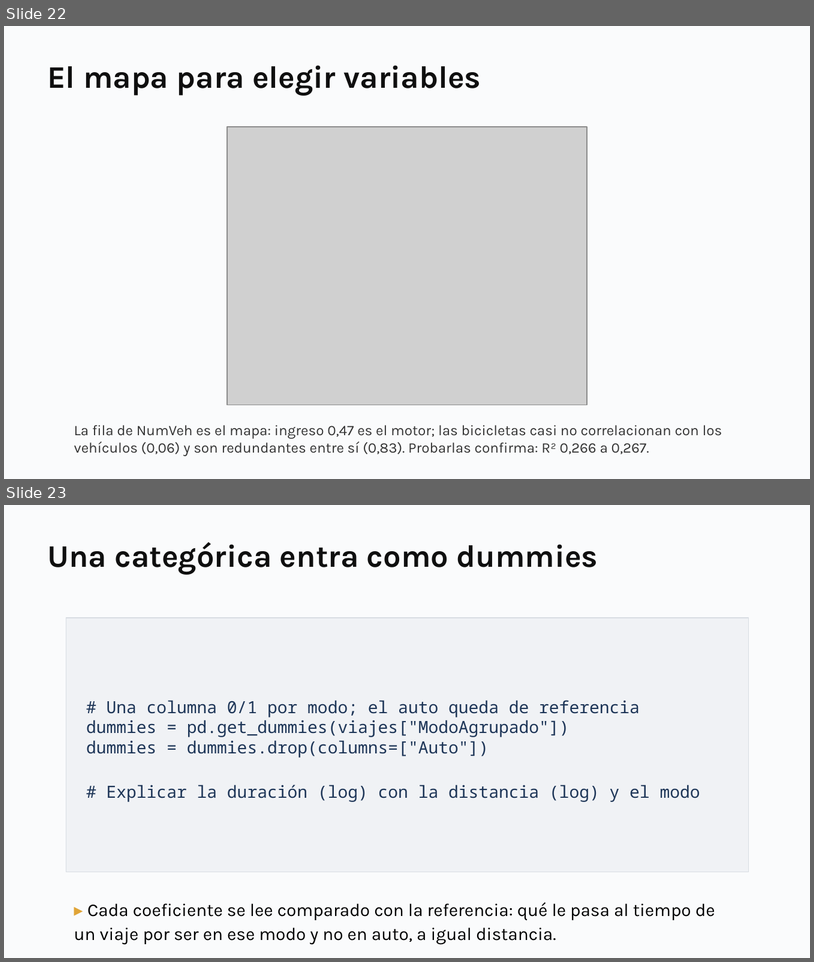
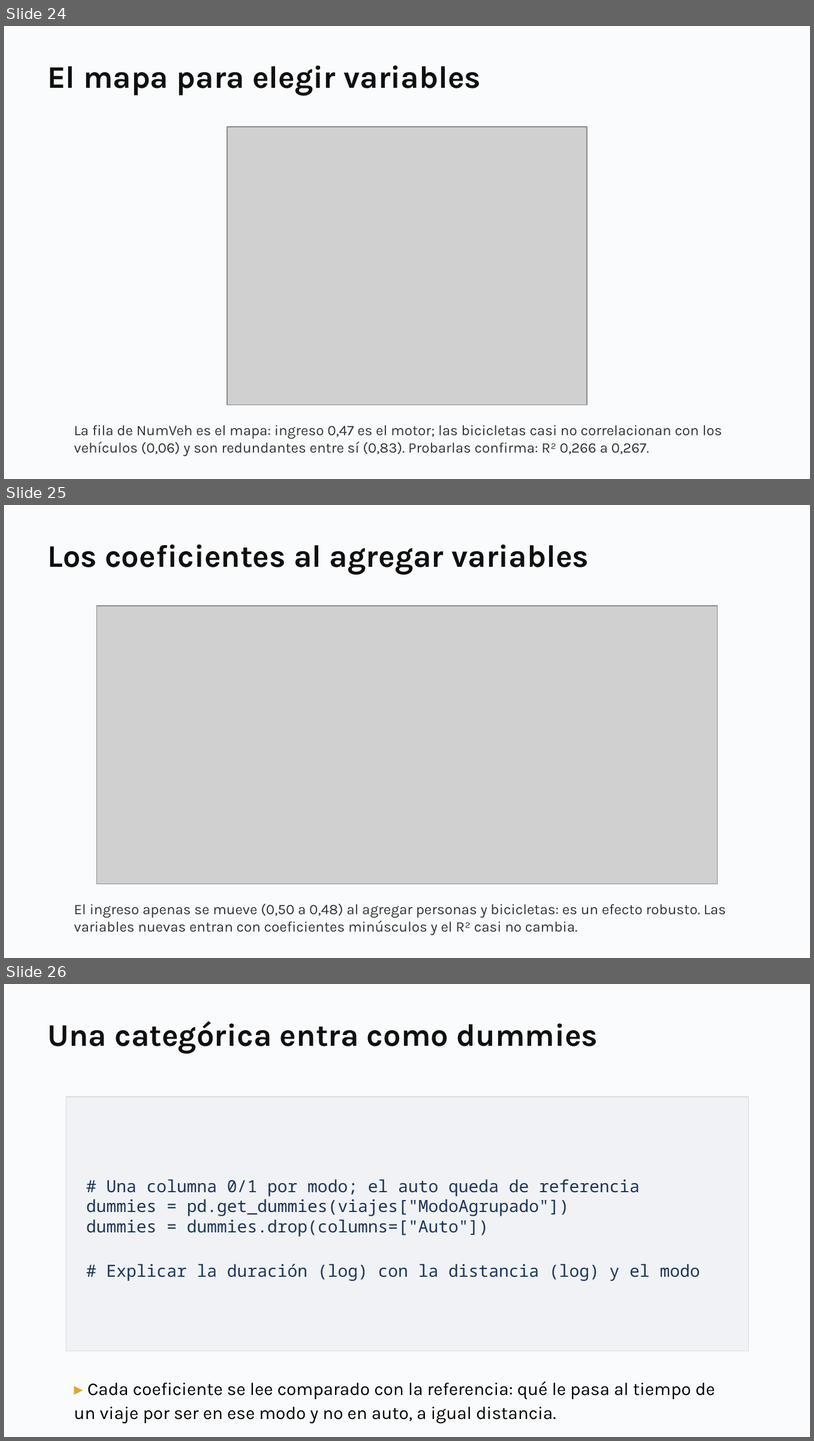
Before and after one commit to daniopitz/diplomado-cdd, a slide deck: presentaciones/clase04_regresion_multiple.pptx. Shown one above the other, each under a label of ours: slides 22 and 23 before the commit, slides 24, 25 and 26 after it. The pictures are 814x962 and 814x1441 pixels, drawn with LibreOffice and Linux fonts; fonts in the diff are those of the drawing; grey boxes stand for pictures. Boxes give left, top, right and bottom in pixels: in the first picture for what was removed or moved away, otherwise in the second. Text is boxed around its words. In the diff, an @@ line names an element or a change of style, - is before the commit and + after.

```diff
--- a/presentaciones/clase04_regresion_multiple.pptx
+++ b/presentaciones/clase04_regresion_multiple.pptx
@@ slide 25 added at (x1=4, y1=505, x2=810, y2=958), background #FFFFFF @@
@@ rectangle added at (x1=4, y1=505, x2=810, y2=958), fill #FAFBFC @@
@@ text added at (x1=47, y1=544, x2=590, y2=574), 28 pt, text #0F0F0F, bold @@
+Los coeficientes al agregar variables
@@ picture added at (x1=97, y1=606, x2=717, y2=884) @@
@@ text added at (x1=74, y1=903, x2=726, y2=935), 13 pt, text #333333 @@
+El ingreso apenas se mueve (0,50 a 0,48) al agregar personas y bicicletas: es un efecto robusto. Las variables nuevas entran con coeficientes minúsculos y el R² casi no cambia.
@@ what was slide 22 is now slide 24 @@
@@ what was slide 23 is now slide 26 @@
```
Also in this commit, not shown: 1 slide changed, 2 other slides added, 3 other files.
